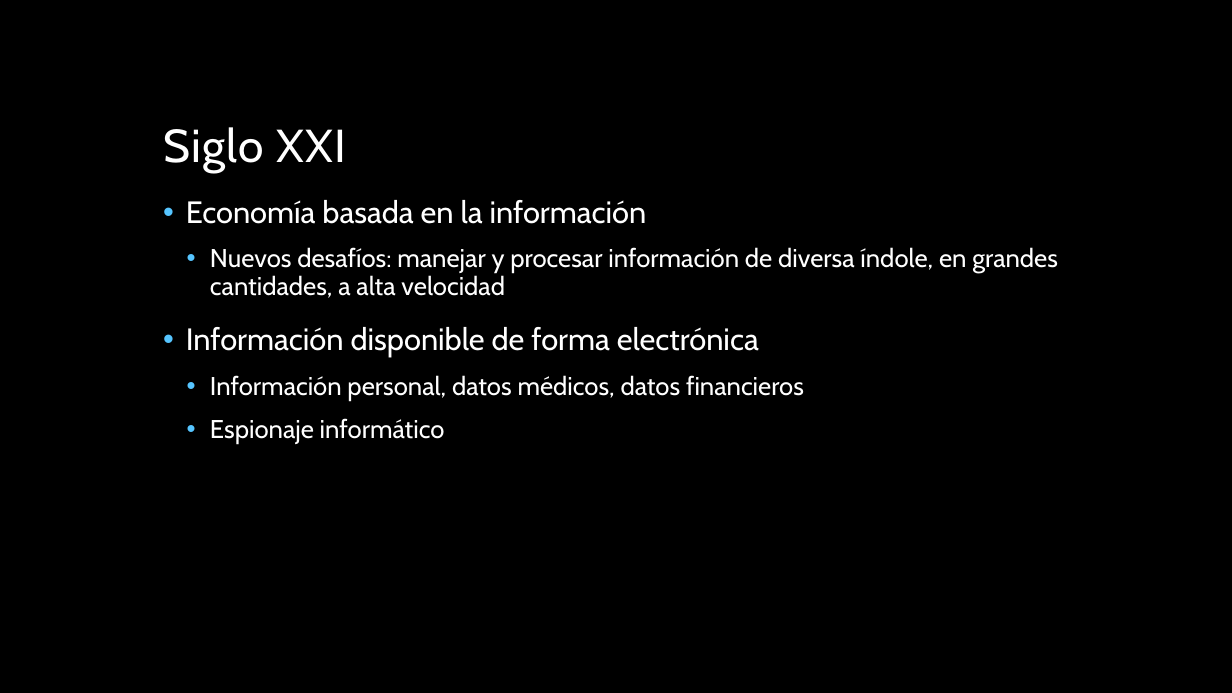
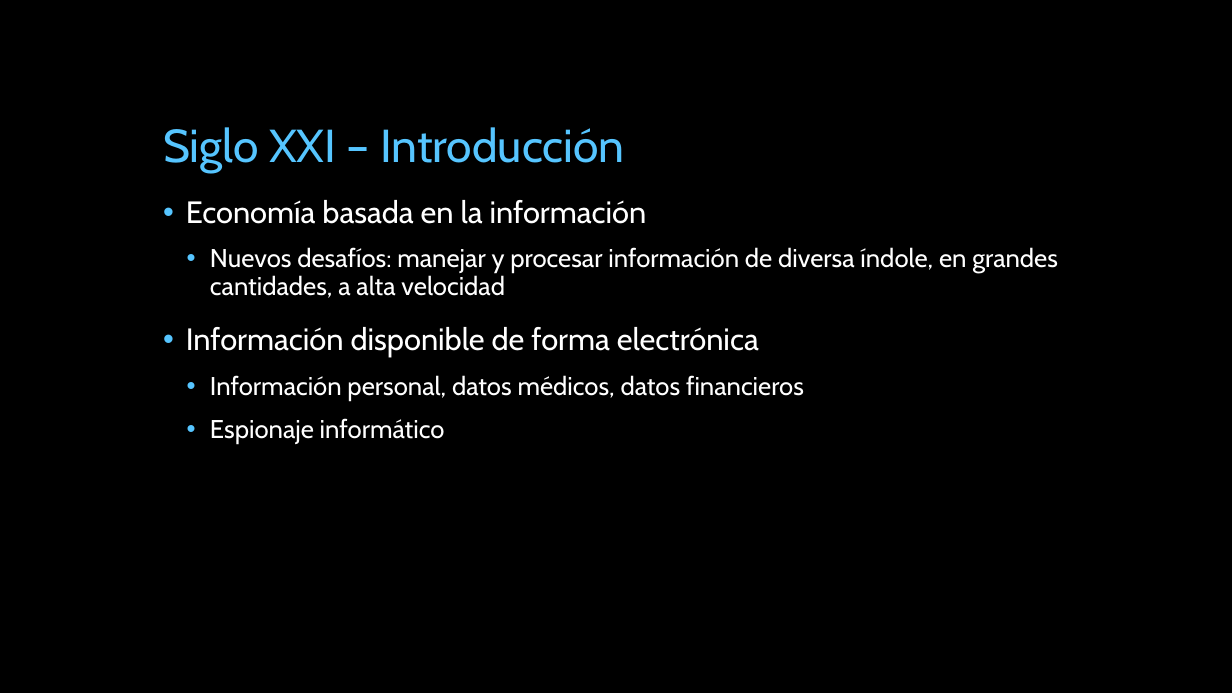
Before and after one commit to miparnisari/implantaciondesistemas, a slide deck: slide 9 of Presentacion/Fuga de Información en los Siglos XIX y.pptx (slide 5 before the commit). Drawn at 1232x693 pixels with LibreOffice and Linux fonts; fonts in the diff are those of the drawing; background and template pictures are left out. Boxes give left, top, right and bottom in pixels: in the first picture for what was removed or moved away, otherwise in the second. Text is boxed around its words. In the diff, an @@ line names an element or a change of style, - is before the commit and + after.

```diff
--- a/Presentacion/Fuga de Información en los Siglos XIX y.pptx
+++ b/Presentacion/Fuga de Información en los Siglos XIX y.pptx
@@ title at [163, 127, 625, 173]: text changed; text colour #FFFFFF to #56C5FF @@
-Siglo XXI
+Siglo XXI – Introducción
```
Also in this commit, not shown: 8 other slides changed, 6 slides added, 2 slides removed.
